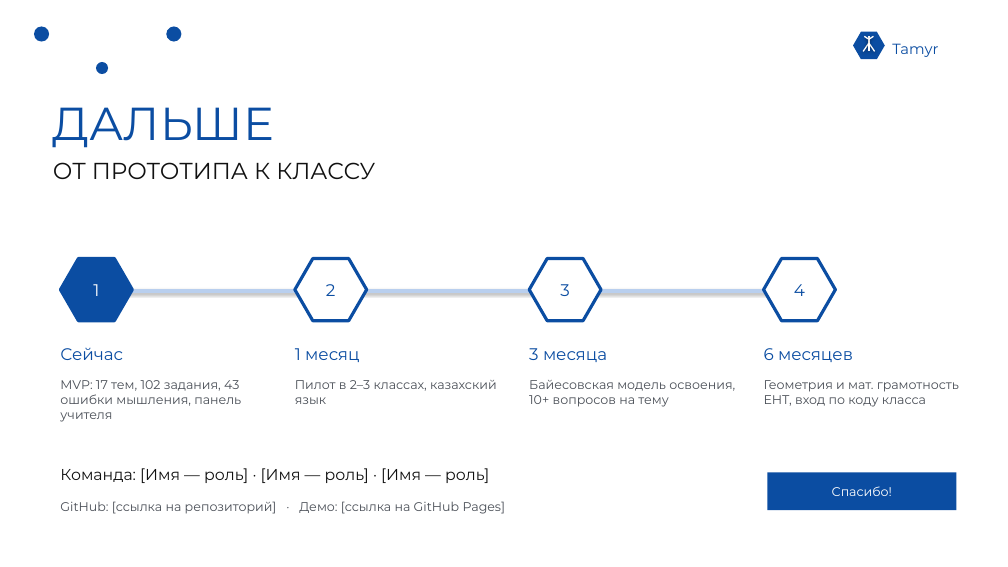
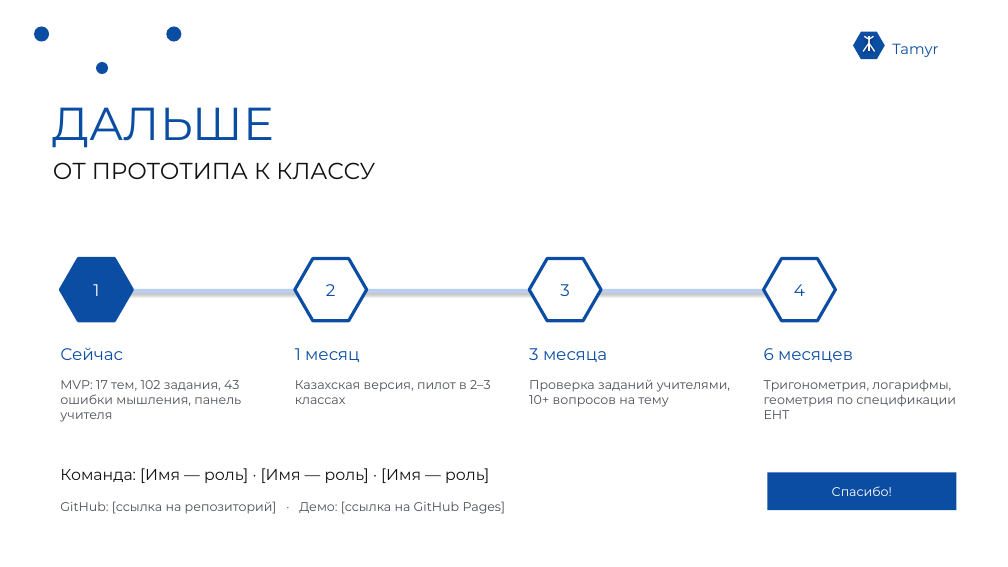
Before and after one commit to sas1k00/hackathonchik, a slide deck: slide 11 of docs/Tamyr_VentureHack2026.pptx. Drawn at 1008x567 pixels with LibreOffice and Linux fonts; fonts in the diff are those of the drawing; background and template pictures are left out. Boxes give left, top, right and bottom in pixels: in the first picture for what was removed or moved away, otherwise in the second. Text is boxed around its words. In the diff, an @@ line names an element or a change of style, - is before the commit and + after.

```diff
--- a/docs/Tamyr_VentureHack2026.pptx
+++ b/docs/Tamyr_VentureHack2026.pptx
@@ text at [295,380,491,404]: text changed @@
-Пилот в 2–3 классах, казахский язык
+Казахская версия, пилот в 2–3 классах
@@ text at [529,380,730,407]: text changed @@
-Байесовская модель освоения, 10+ вопросов на тему
+Проверка заданий учителями, 10+ вопросов на тему
@@ text at [764,380,956,419]: text changed @@
-Геометрия и мат. грамотность ЕНТ, вход по коду класса
+Тригонометрия, логарифмы, геометрия по спецификации ЕНТ
```
Also in this commit, not shown: 4 other slides changed, 14 other files.
